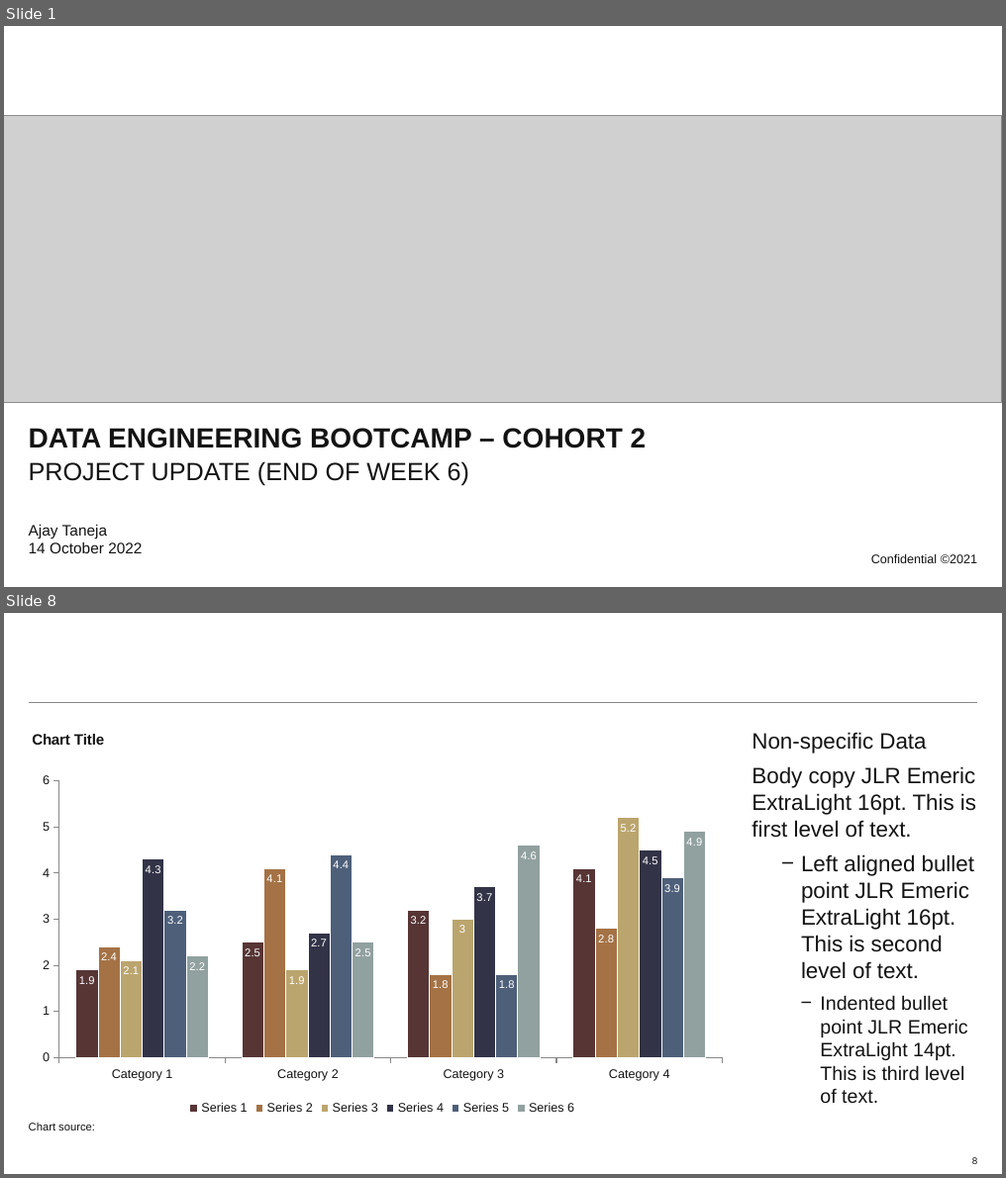
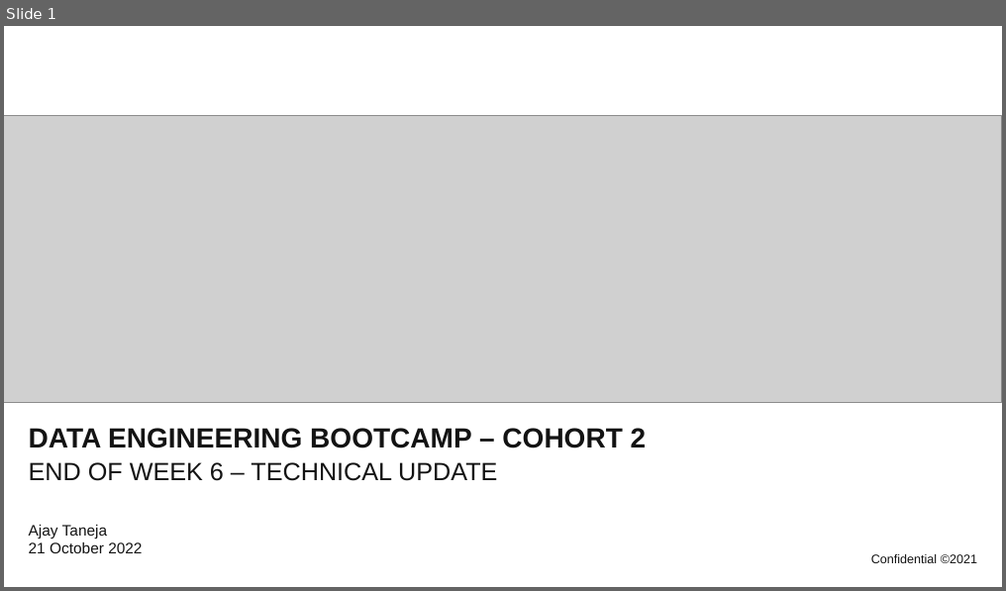
Before and after one commit to atanejajlr/week_5_v3, a slide deck: presentation/project_presentation.pptx. Shown one above the other, each under a label of ours: slides 1 and 8 before the commit, slide 1 after it; the slides between them are not shown. The pictures are 1006x1178 and 1006x591 pixels, drawn with LibreOffice and Linux fonts; fonts in the diff are those of the drawing; grey boxes stand for pictures; background and template pictures are left out. Boxes give left, top, right and bottom in pixels: in the first picture for what was removed or moved away, otherwise in the second. Text is boxed around its words. In the diff, an @@ line names an element or a change of style, - is before the commit and + after.

Commit message:
Completed presentation and created a copy which is renamed

```diff
--- a/presentation/project_presentation.pptx
+++ b/presentation/project_presentation.pptx
@@ slide 8 removed at (x1=4, y1=613, x2=1002, y2=1174), background #FFFFFF; not listed: 1 template element that a slide beside it also shows @@
@@ column chart removed at (x1=28, y1=727, x2=736, y2=1120) @@
-categories: Category 1, Category 2, Category 3, Category 4
-Series 1: 1.9, 2.5, 3.2, 4.1
-Series 2: 2.4, 4.1, 1.8, 2.8
-Series 3: 2.1, 1.9, 3, 5.2
-Series 4: 4.3, 2.7, 3.7, 4.5
-Series 5: 3.2, 4.4, 1.8, 3.9
-Series 6: 2.2, 2.5, 4.6, 4.9
@@ text removed at (x1=751, y1=732, x2=976, y2=1104) @@
-Non-specific Data
-Body copy JLR Emeric ExtraLight 16pt. This is first level of text.
-  − Left aligned bullet point JLR Emeric ExtraLight 16pt. This is second level of text.
-    − Indented bullet point JLR Emeric ExtraLight 14pt.
-      This is third level of text.
@@ text removed at (x1=29, y1=1123, x2=95, y2=1131) @@
-Chart source:
@@ page number removed at (x1=972, y1=1157, x2=977, y2=1166) @@
-8
@@ slide 1 changed as well @@
@@ subtitle at (x1=29, y1=463, x2=497, y2=481): text changed @@
-PROJECT UPDATE (END OF WEEK 6)
+END OF WEEK 6 – TECHNICAL UPDATE
@@ text at (x1=29, y1=525, x2=142, y2=554): text changed @@
-Ajay Taneja
-14 October 2022
+Ajay Taneja
+21 October 2022
```
Also in this commit, not shown: 8 slides added, 11 other slides removed, 6 other files.
